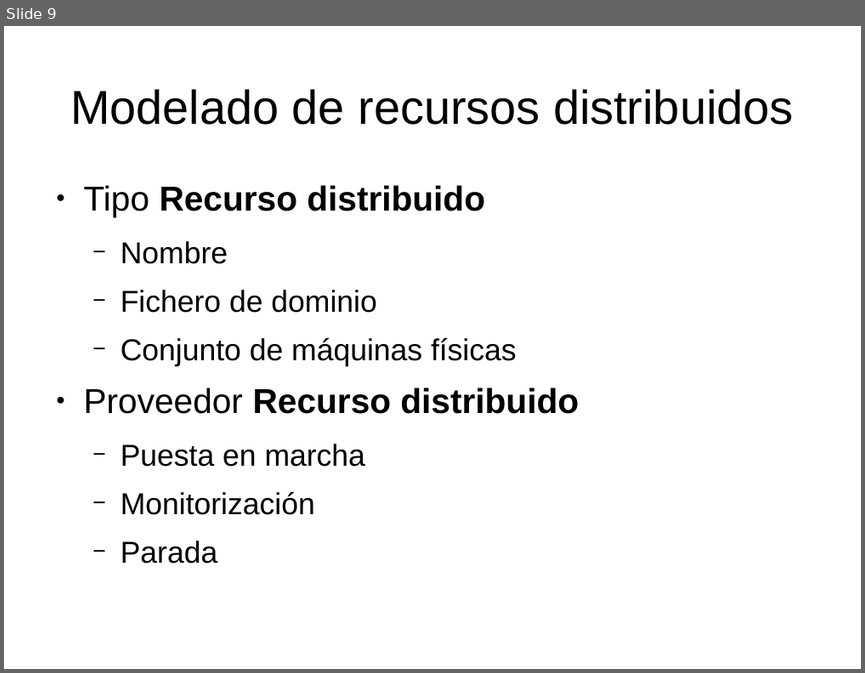
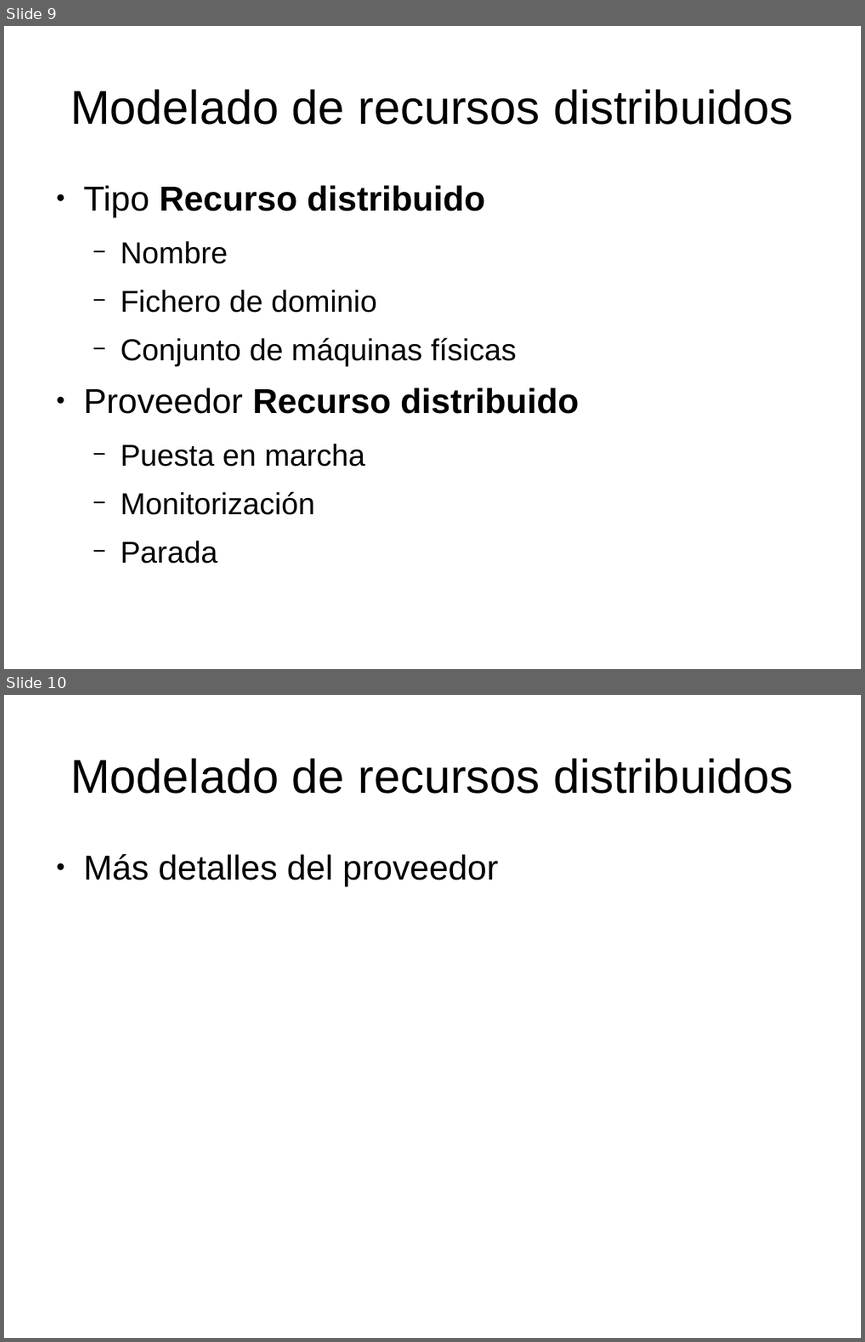
Before and after one commit to dcere/pfc, a slide deck: adm/presentacion/presentacion.odp. Shown one above the other, each under a label of ours: slide 9 before the commit, slides 9 and 10 after it. The pictures are 865x673 and 865x1342 pixels, drawn with LibreOffice and Linux fonts; fonts in the diff are those of the drawing. Boxes give left, top, right and bottom in pixels: in the first picture for what was removed or moved away, otherwise in the second. Text is boxed around its words. In the diff, an @@ line names an element or a change of style, - is before the commit and + after.

Commit message:
[adm] Minor changes on slides

```diff
--- a/adm/presentacion/presentacion.odp
+++ b/adm/presentacion/presentacion.odp
@@ slide 10 added at bbox=[4, 695, 861, 1338], background #FFFFFF @@
@@ title added at bbox=[70, 758, 793, 794], 44 pt, text #000000 @@
+Modelado de recursos distribuidos
@@ text added at bbox=[84, 854, 498, 886], 32 pt, text #000000 @@
+● Más detalles del proveedor
```
Also in this commit, not shown: 2 other slides added, 1 other file.
